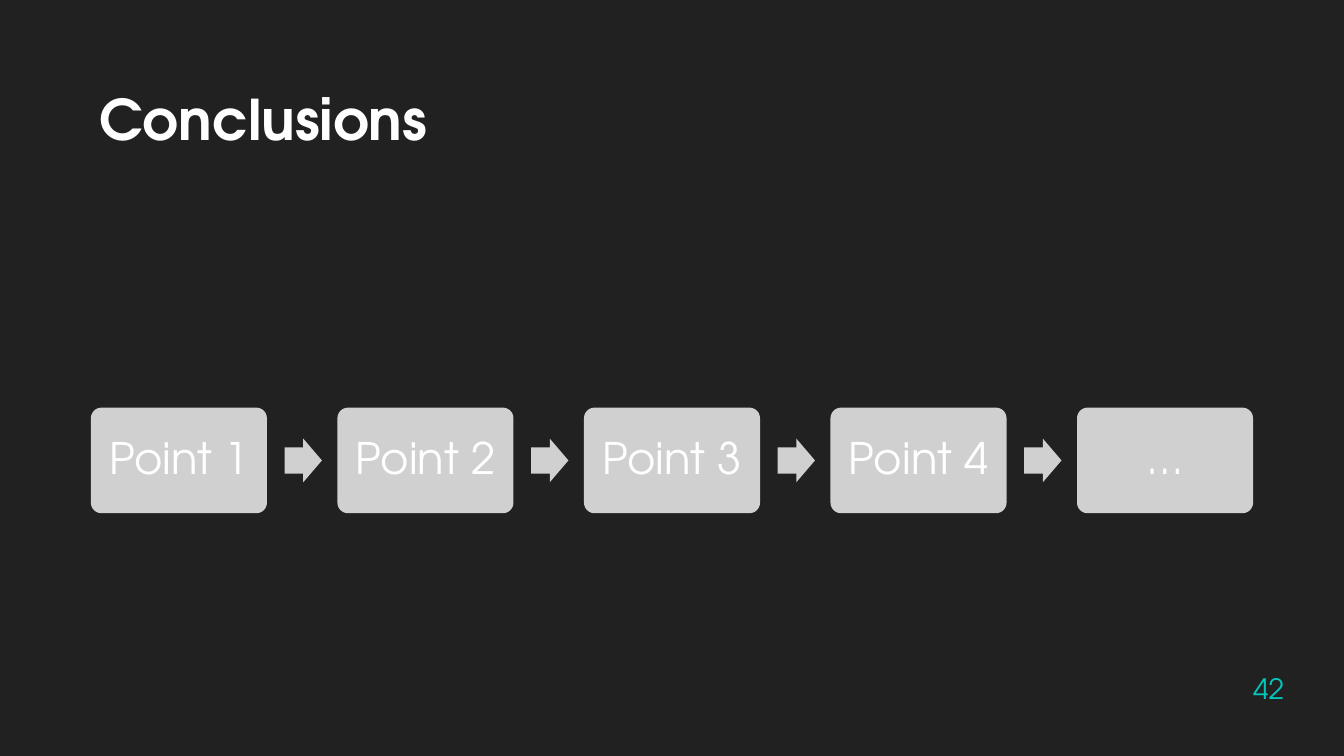
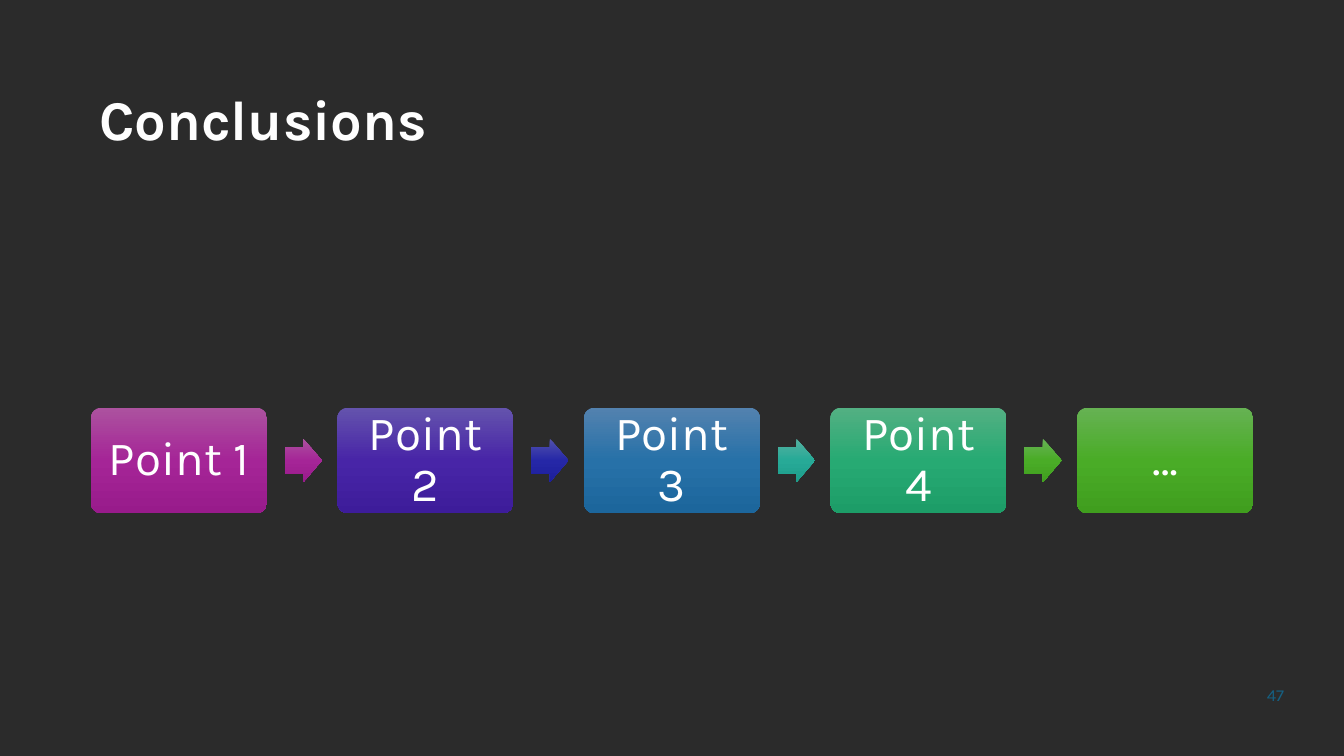
Before and after one commit to ObD-lance/data-science-capstone, a slide deck: slide 47 of LancePeterson-ds-capstone-slides.pptx (slide 42 before the commit). Drawn at 1344x756 pixels with LibreOffice and Linux fonts; fonts in the diff are those of the drawing; grey boxes stand for pictures; background and template pictures are left out; a plain dark background stands for a picture behind light text. Boxes give left, top, right and bottom in pixels: in the first picture for what was removed or moved away, otherwise in the second. Text is boxed around its words. In the diff, an @@ line names an element or a change of style, - is before the commit and + after.

```diff
--- a/LancePeterson-ds-capstone-slides.pptx
+++ b/LancePeterson-ds-capstone-slides.pptx
@@ background #212121 to picture (left out) @@
@@ text "Conclusions" at (x1=99, y1=100, x2=427, y2=141): font TeX Gyre Adventor to Karla @@
@@ group removed at (x1=91, y1=407, x2=1253, y2=513): 9 pictures @@
@@ group added at (x1=91, y1=407, x2=1253, y2=513): 5 rounded rectangles, 4 right arrows @@
@@ size 31 to 34 pt, font TeX Gyre Adventor to Karla; more space between paragraphs in 5 elements at (x1=109, y1=442, x2=249, y2=476), (x1=369, y1=407, x2=482, y2=501), (x1=616, y1=407, x2=729, y2=502), (x1=862, y1=407, x2=975, y2=501), (x1=1081, y1=410, x2=1251, y2=510) @@
@@ page number at (x1=1253, y1=678, x2=1284, y2=699): text changed; size 20 to 12 pt; font TeX Gyre Adventor to Karla; text colour #00C6BB to #156082 @@
-42
+47
```
Also in this commit, not shown: 37 other slides changed, 8 slides added, 3 slides removed, 3 other files.
